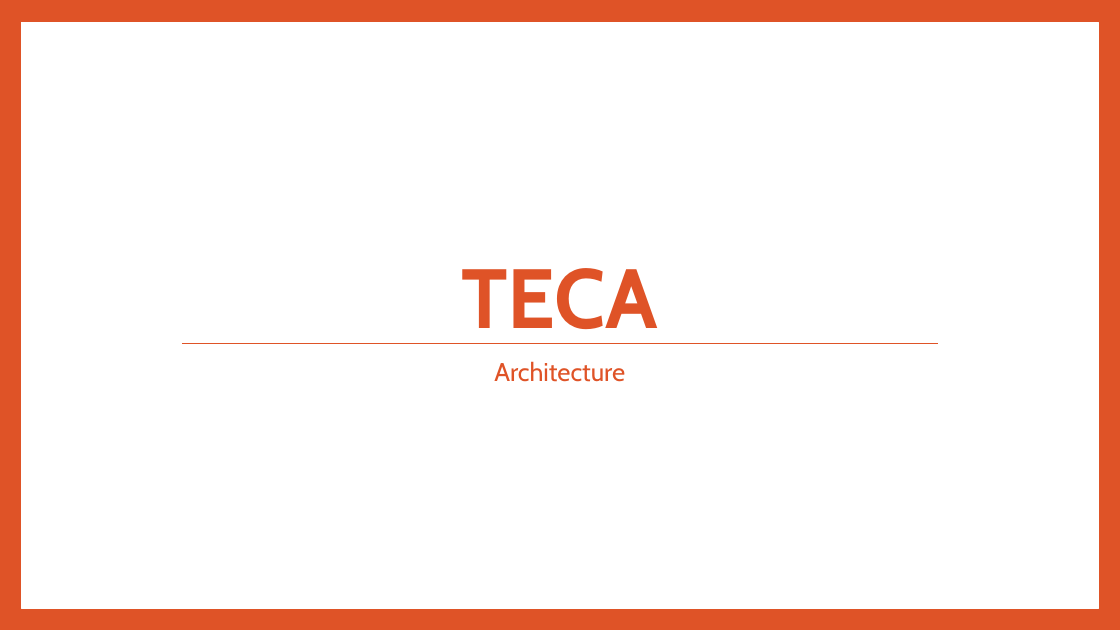
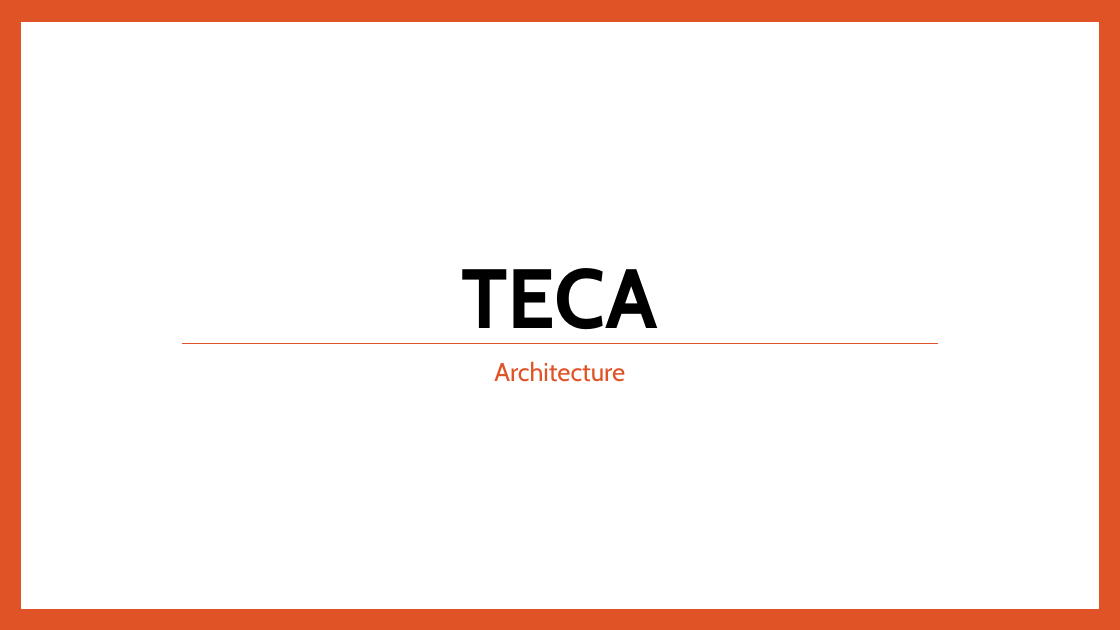
Before and after one commit to LBL-EESA/TECA, a slide deck: slide 1 of doc/TECA Architecture.pptx. Drawn at 1120x630 pixels with LibreOffice and Linux fonts; fonts in the diff are those of the drawing. Boxes give left, top, right and bottom in pixels: in the first picture for what was removed or moved away, otherwise in the second. Text is boxed around its words. In the diff, an @@ line names an element or a change of style, - is before the commit and + after.

```diff
--- a/doc/TECA Architecture.pptx
+++ b/doc/TECA Architecture.pptx
@@ title "TECA" at (461, 268, 658, 344): text colour #DF5327 to #000000 @@
```
Also in this commit, not shown: 6 other slides changed, 5 slides added.
